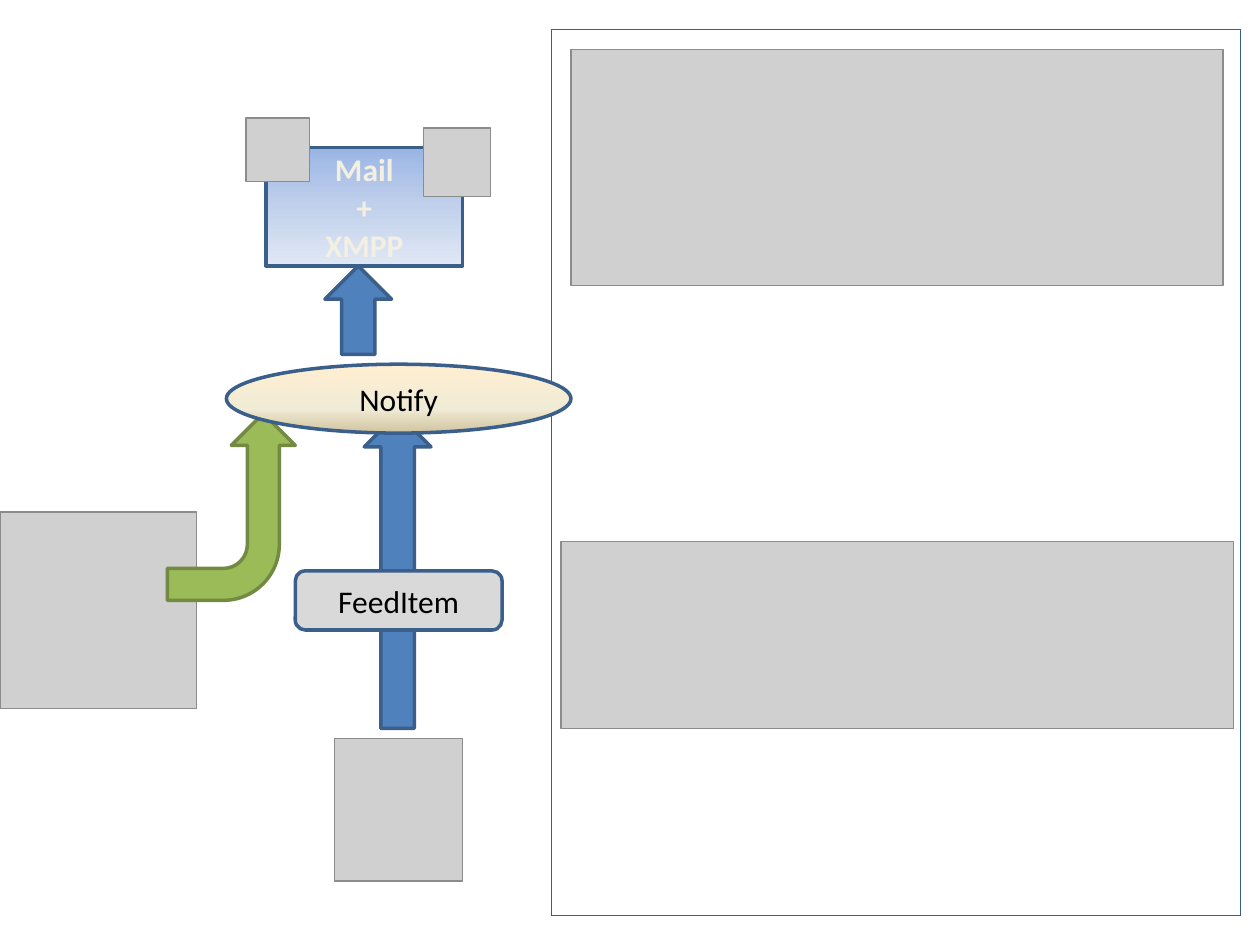
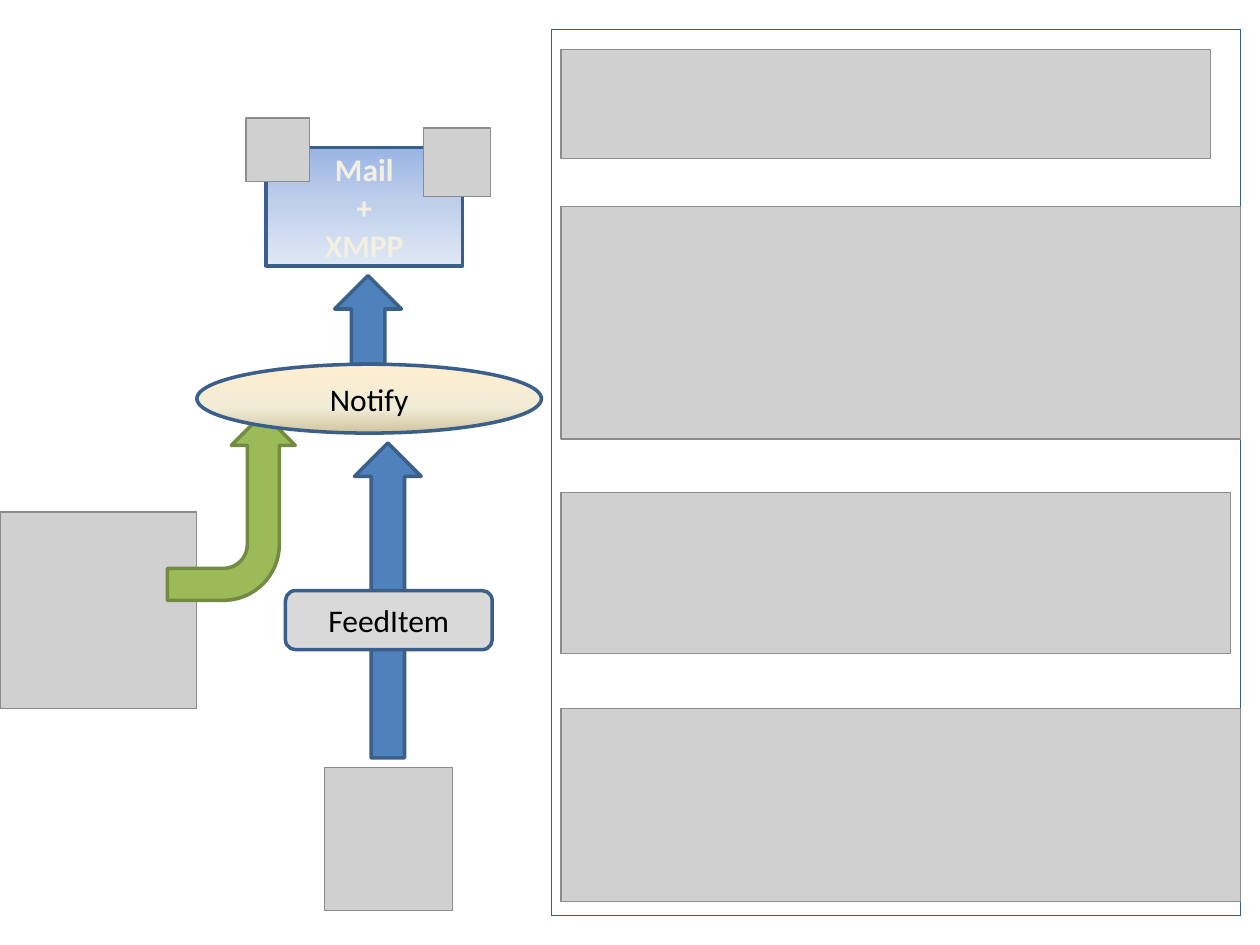
Before and after one commit to LCHCAPITALHUMAIN/fetchfeeds, a slide deck: slide 4 of fetchfeeds/Prez-FetchFeeds.pptx. Drawn at 1260x945 pixels with LibreOffice and Linux fonts; fonts in the diff are those of the drawing; grey boxes stand for pictures. Boxes give left, top, right and bottom in pixels: in the first picture for what was removed or moved away, otherwise in the second. Text is boxed around its words. In the diff, an @@ line names an element or a change of style, - is before the commit and + after.

```diff
--- a/fetchfeeds/Prez-FetchFeeds.pptx
+++ b/fetchfeeds/Prez-FetchFeeds.pptx
@@ picture added at box(561, 49, 1211, 159) @@
@@ picture removed at box(571, 49, 1223, 286) @@
@@ picture added at box(561, 207, 1240, 440) @@
@@ down arrow: place and size @@
-down arrow at box(325, 266, 392, 354)
+down arrow at box(335, 276, 402, 364)
@@ ellipse "Notify": place and size @@
-ellipse "Notify" at box(227, 364, 571, 433)
+ellipse "Notify" at box(197, 364, 541, 433)
@@ down arrow: place and size @@
-down arrow at box(364, 413, 431, 728)
+down arrow at box(354, 444, 421, 759)
@@ picture added at box(561, 493, 1230, 654) @@
@@ picture removed at box(561, 542, 1234, 728) @@
@@ rounded rectangle "FeedItem": place and size @@
-rounded rectangle "FeedItem" at box(295, 571, 501, 630)
+rounded rectangle "FeedItem" at box(286, 591, 493, 650)
@@ picture added at box(561, 709, 1240, 902) @@
@@ picture: place and size @@
-picture at box(335, 738, 464, 881)
+picture at box(325, 767, 454, 910)
```
Also in this commit, not shown: 2 other slides changed.
